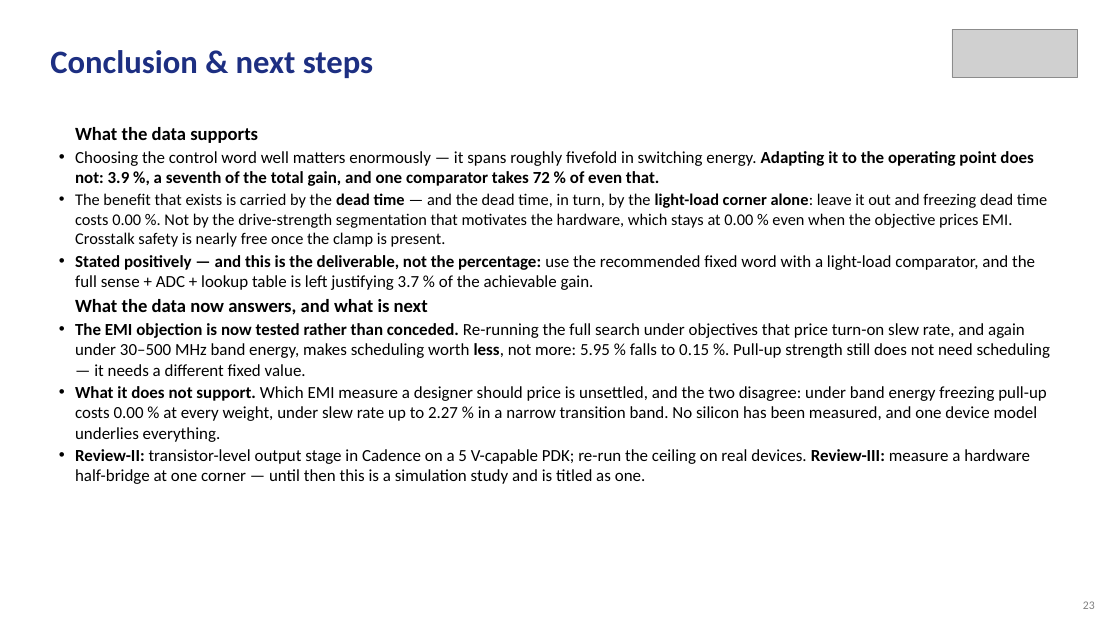
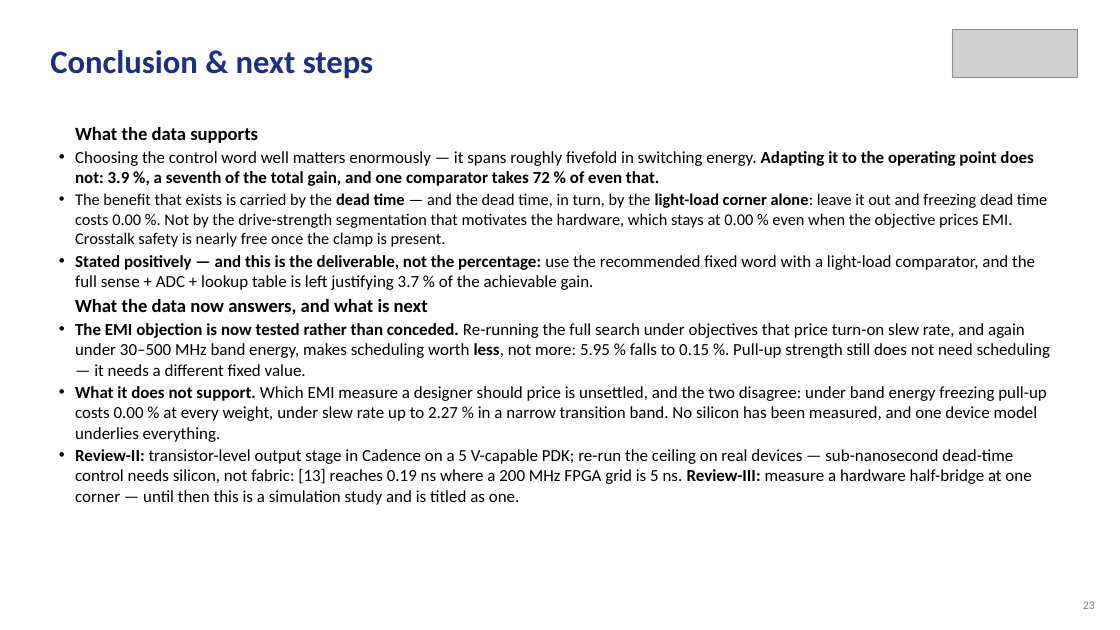
Before and after one commit to Amritha902/gan-driver, a slide deck: slide 23 of review/Review1_GaN_Segmented_Gate_Driver.pptx. Drawn at 1120x630 pixels with LibreOffice and Linux fonts; fonts in the diff are those of the drawing; grey boxes stand for pictures. Boxes give left, top, right and bottom in pixels: in the first picture for what was removed or moved away, otherwise in the second. Text is boxed around its words. In the diff, an @@ line names an element or a change of style, - is before the commit and + after.

```diff
--- a/review/Review1_GaN_Segmented_Gate_Driver.pptx
+++ b/review/Review1_GaN_Segmented_Gate_Driver.pptx
@@ text at [75, 449, 1031, 505]: text changed @@
-• Review-II: transistor-level output stage in Cadence on a 5 V-capable PDK; re-run the ceiling on real devices. Review-III: measure a hardware half-bridge at one corner — until then this is a simulation study and is titled as one.
+• Review-II: transistor-level output stage in Cadence on a 5 V-capable PDK; re-run the ceiling on real devices — sub-nanosecond dead-time control needs silicon, not fabric: [13] reaches 0.19 ns where a 200 MHz FPGA grid is 5 ns. Review-III: measure a hardware half-bridge at one corner — until then this is a simulation study and is titled as one.
```
Also in this commit, not shown: 1 other slide changed, 2 other files.
